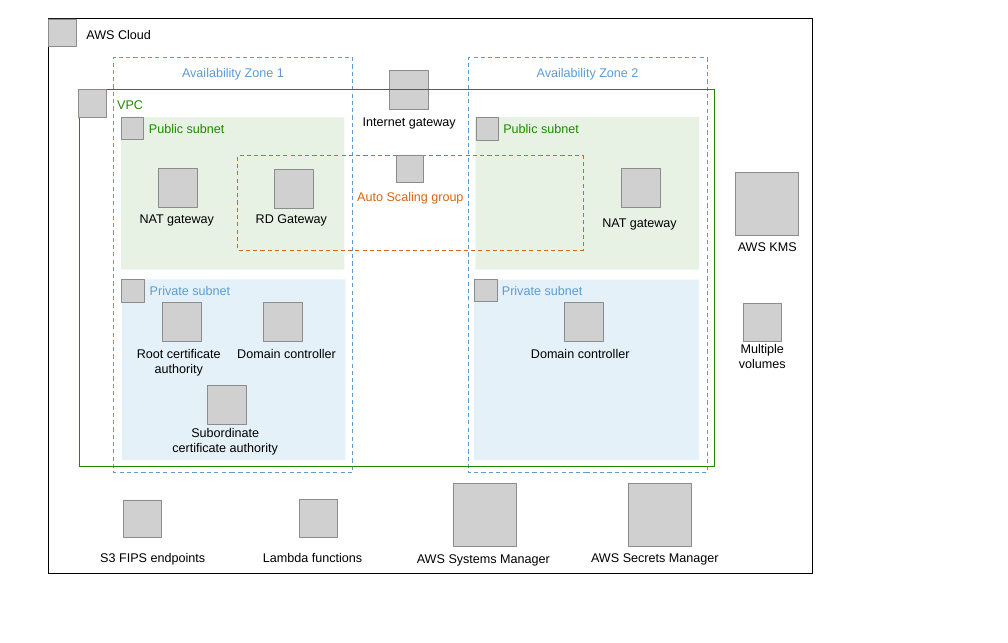
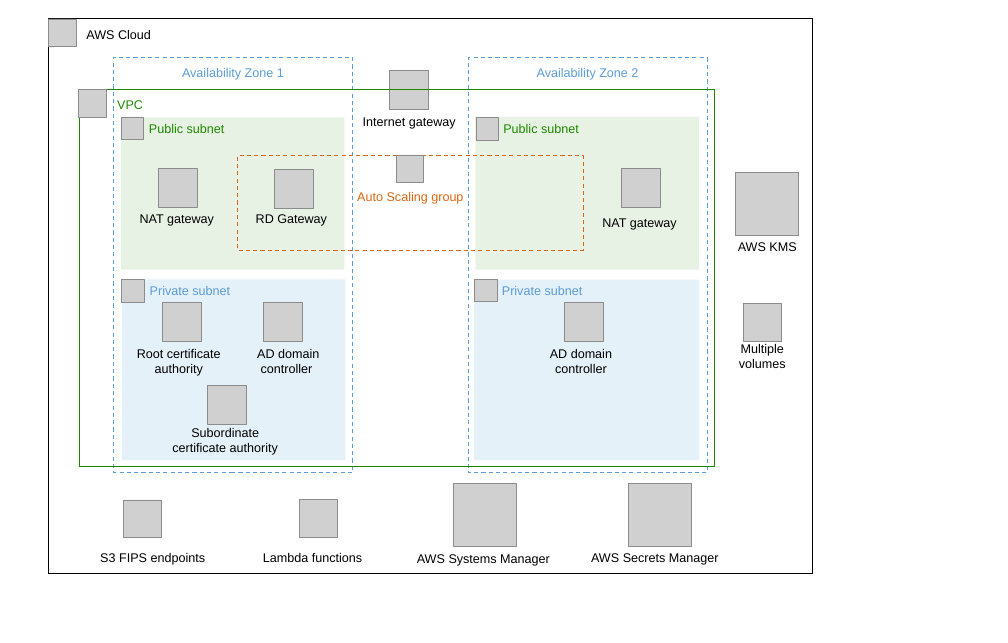
Before and after one commit to aws-quickstart/quickstart-cmmc-microsoft-activedirectory, a slide deck: slide 2 of docs/images/cmmc-active-directory-architecture-diagram.pptx. Drawn at 1008x643 pixels with LibreOffice and Linux fonts; fonts in the diff are those of the drawing; grey boxes stand for pictures. Boxes give left, top, right and bottom in pixels: in the first picture for what was removed or moved away, otherwise in the second. Text is boxed around its words. In the diff, an @@ line names an element or a change of style, - is before the commit and + after.

```diff
--- a/docs/images/cmmc-active-directory-architecture-diagram.pptx
+++ b/docs/images/cmmc-active-directory-architecture-diagram.pptx
@@ text at <box>257,349,319,373</box>: text changed @@
-Domain controller
+AD domain controller
@@ text at <box>550,349,612,373</box>: text changed @@
-Domain controller
+AD domain
+controller
```
Also in this commit, not shown: 1 other file.
